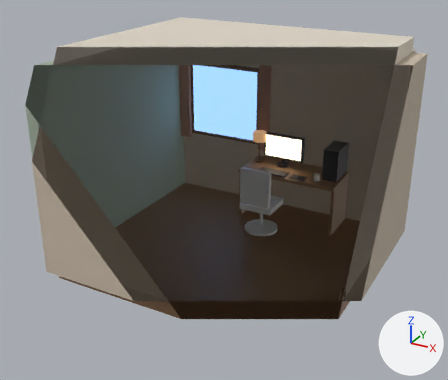
Before and after pictures for a commit that changed the Blender file Blender/CozyComputerRoom/cozycomputerroom.blend.
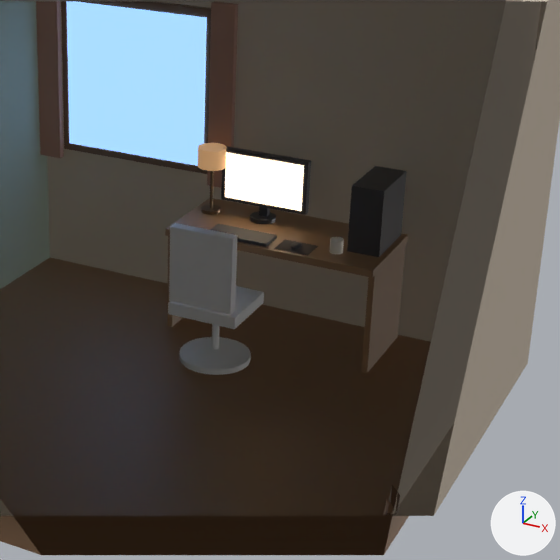
Each version appears first whole from a 50 mm camera at (3.6, -6.82, 4.23) aimed at (-0.04, -0.21, 0.92), and next in a close-up on the part from 36% to 94% of the width and 17% to 85% of the height. Lighting does not change. The marker at lower right points along +X, +Y and +Z. The first two pictures are the older version. Everything nearer to the camera than a plane just in front of the edit is cut away.

The first close-up shows 'ChairBack', 'ChairBase', 'ChairPost', 'ChairSeat', 'CurtainLeft', 'CurtainRight', 'DeskLampShade', 'DeskTop', 'Floor', 'MonitorScreen', 'Tower', 'WallBack', 'WallLeft', 'WallRight', 'WindowDusk', 'WindowFrame' and 15 more.
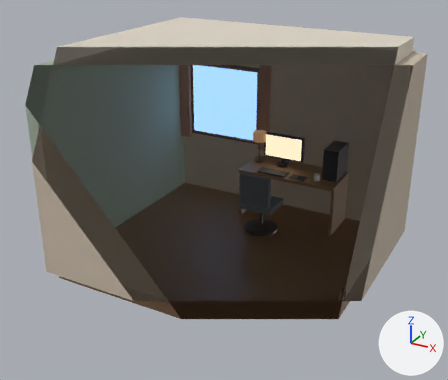
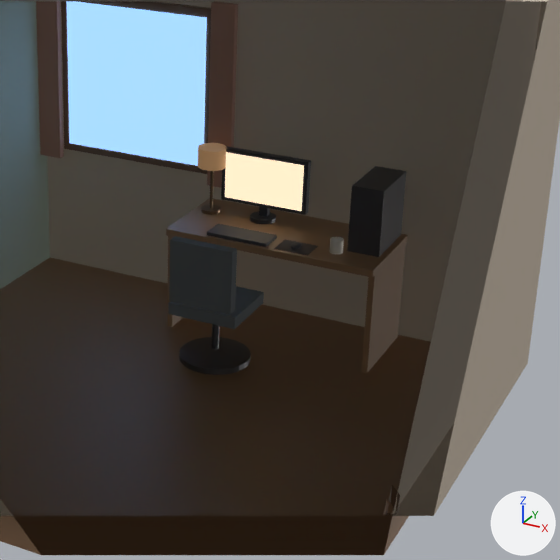
Location of each change, [x1, y1, x2, y2] in pixels of the close-ups (560 x 560 px):
'ChairBack', recoloured, moved, rescaled (darker, 15% shorter): before [169, 223, 238, 315]; after [169, 236, 237, 314]
'MonitorScreen', recoloured: [225, 152, 304, 211] in both
'ChairBase', recoloured (white to dark grey): [179, 337, 251, 375] in both
'ChairSeat', recoloured (darker): [168, 286, 264, 329] in both
'DeskLampShade', recoloured (darker): [198, 143, 227, 171] in both
'ChairPost', recoloured (white to dark grey): [211, 324, 219, 349] in both

Edits to the bpy script that builds the scene:
```text
Add mat_chairmetal_material:
    mat_chairmetal_material = principled_material('ChairMetal_Material')
    mat_chairmetal_material.base_color = (0.12, 0.12, 0.13)  # dark grey #616165
    mat_chairmetal_material.metallic = 0.7
    mat_chairmetal_material.roughness = 0.35
Add mat_chairfabric_material:
    mat_chairfabric_material = principled_material('ChairFabric_Material')
    mat_chairfabric_material.base_color = (0.16, 0.18, 0.19)  # grey #6f7679
    mat_chairfabric_material.roughness = 0.95
Add mat_desklampshade_material_001:
    mat_desklampshade_material_001 = principled_material('DeskLampShade_Material.001')
    mat_desklampshade_material_001.base_color = (0.45, 0.28, 0.15)  # brown #b3906c
    mat_desklampshade_material_001.roughness = 0.9
    mat_desklampshade_material_001.emission_color = (1.0, 0.55, 0.25)  # beige #ffc489
    mat_desklampshade_material_001.emission_strength = 0.18
Add mat_monitorscreen_material_001:
    mat_monitorscreen_material_001 = principled_material('MonitorScreen_Material.001')
    mat_monitorscreen_material_001.base_color = (0.015, 0.02, 0.04)  # dark blue #212738
    mat_monitorscreen_material_001.roughness = 0.3
    mat_monitorscreen_material_001.emission_color = (1.0, 0.8, 0.55)  # beige #ffe7c4
    mat_monitorscreen_material_001.emission_strength = 1.1
Change me_monitorscreen_mesh:
    where me_monitorscreen_mesh.from_pydata(...)  # 8 vertices, 6 faces; spans x -1.0..1.0, y -1.0..1.0, z -1.0..1.0
    remove me_monitorscreen_mesh.materials.append(mat_monitorscreen_material)  # dark blue #273045, glowing beige #ffe5bf
    add me_monitorscreen_mesh.materials.append(mat_monitorscreen_material_001)  # dark blue #212738, glowing beige #ffe7c4
Change me_desklampshade_mesh:
    where me_desklampshade_mesh.from_pydata(...)  # 64 vertices, 34 faces; spans x -1.0..1.0, y -1.0..1.0, z -1.0..1.0
    remove me_desklampshade_mesh.materials.append(mat_desklampshade_material)  # brown #ceaa81, glowing beige #ffc489
    add me_desklampshade_mesh.materials.append(mat_desklampshade_material_001)  # brown #b3906c, glowing beige #ffc489
Change me_chairseat_mesh:
    where me_chairseat_mesh.from_pydata(...)  # 8 vertices, 6 faces; spans x -1.0..1.0, y -1.0..1.0, z -1.0..1.0
    add me_chairseat_mesh.materials.append(mat_chairfabric_material)  # grey #6f7679
Change me_chairback_mesh:
    where me_chairback_mesh.from_pydata(...)  # 8 vertices, 6 faces; spans x -1.0..1.0, y -1.0..1.0, z -1.0..1.0
    add me_chairback_mesh.materials.append(mat_chairfabric_material)  # grey #6f7679
Change me_chairpost_mesh:
    where me_chairpost_mesh.from_pydata(...)  # 64 vertices, 34 faces; spans x -1.0..1.0, y -1.0..1.0, z -1.0..1.0
    add me_chairpost_mesh.materials.append(mat_chairmetal_material)  # dark grey #616165
Change me_chairbase_mesh:
    where me_chairbase_mesh.from_pydata(...)  # 64 vertices, 34 faces; spans x -1.0..1.0, y -1.0..1.0, z -1.0..1.0
    add me_chairbase_mesh.materials.append(mat_chairmetal_material)  # dark grey #616165
Change ob_chairback:
    ob_chairback.location: (0.15, 0.36, 0.78) -> (0.15, 0.36, 0.735)
    ob_chairback.scale: (0.22, 0.035, 0.26) -> (0.22, 0.035, 0.215)
```
